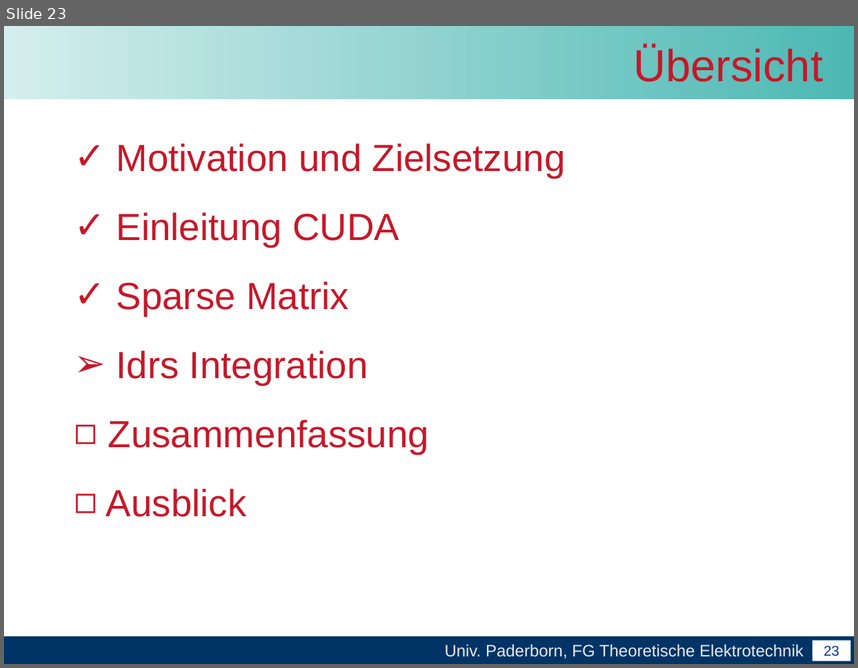
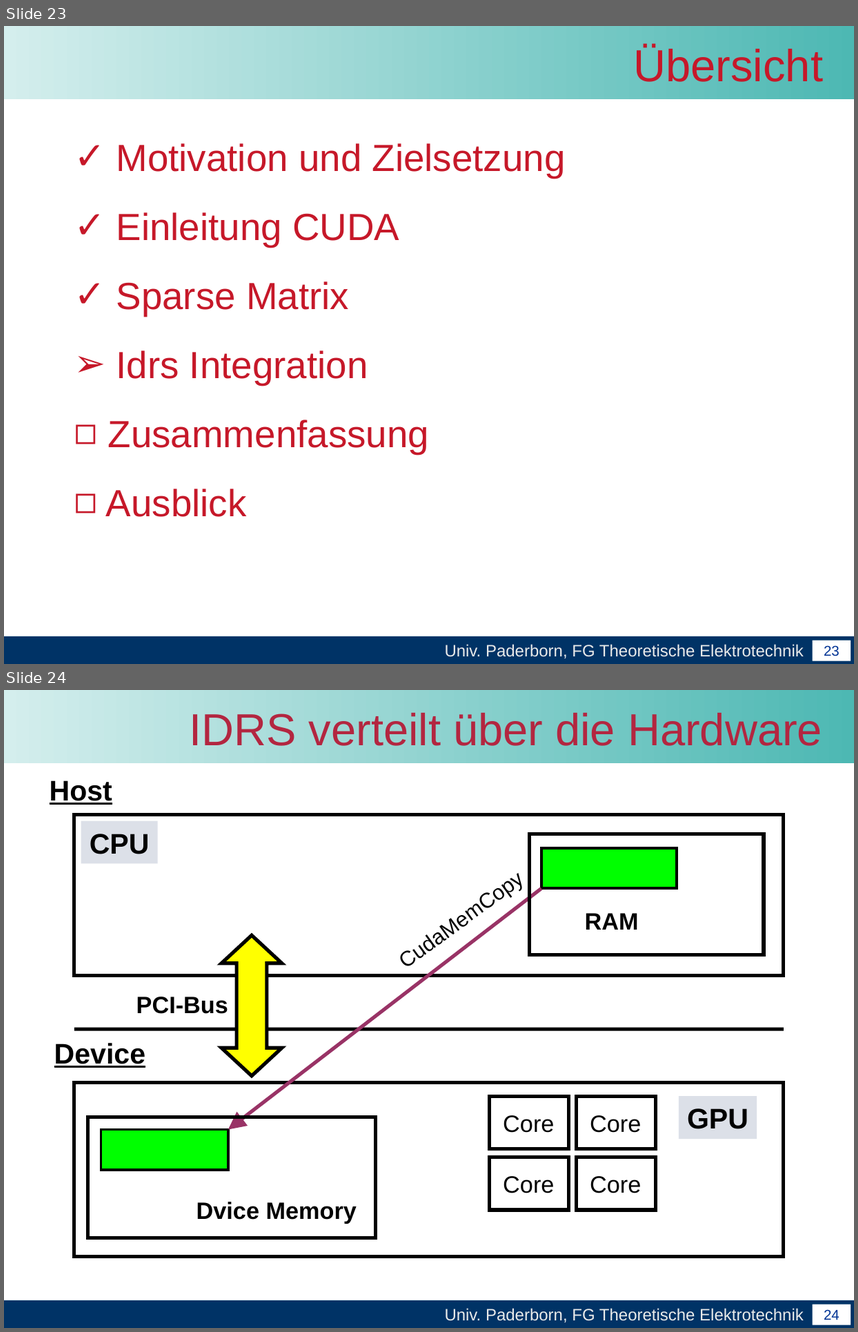
Before and after one commit to unconditional/projektarbeitcuda, a slide deck: Abschlussvortrag/Abschlussvortrag der Projektarbeit CUDA.ppt. Shown one above the other, each under a label of ours: slide 23 before the commit, slides 23 and 24 after it. The pictures are 858x668 and 858x1332 pixels, drawn with LibreOffice and Linux fonts; fonts in the diff are those of the drawing; background and template pictures are left out. Boxes give left, top, right and bottom in pixels: in the first picture for what was removed or moved away, otherwise in the second. Text is boxed around its words. In the diff, an @@ line names an element or a change of style, - is before the commit and + after.

```diff
--- a/Abschlussvortrag/Abschlussvortrag der Projektarbeit CUDA.ppt
+++ b/Abschlussvortrag/Abschlussvortrag der Projektarbeit CUDA.ppt
@@ slide 24 added at box(4, 690, 854, 1328), background #FFFFFF; not listed: 4 template elements that a slide beside it also shows @@
@@ title added at box(189, 713, 822, 746), 38 pt, text #B32640 @@
+IDRS verteilt über die Hardware
@@ text added at box(50, 780, 112, 805), 24 pt, text #000000, bold, underline @@
+Host
@@ rectangle added at box(74, 815, 784, 976), outline #000000 3 pt @@
@@ rectangle added at box(81, 821, 158, 863), fill #DCE0E8, 24 pt, text #000000, bold @@
+CPU
@@ rectangle added at box(529, 834, 764, 954), outline #000000 3 pt @@
@@ rectangle added at box(542, 848, 677, 888), fill #00FF00, outline #000000 2.24 pt @@
@@ text added at box(383, 856, 537, 980), 18 pt, text #000000 @@
+CudaMemCopy
@@ arrow added from (542, 888) to (228, 1130), #993366 3 pt @@
@@ text added at box(585, 913, 639, 929), 20 pt, text #000000, bold @@
+RAM
@@ up down arrow added at box(221, 935, 282, 1075), fill #FFFF00, outline #000000 3 pt @@
@@ text added at box(136, 996, 228, 1014), 20 pt, text #000000, bold @@
+PCI-Bus
@@ line added from (74, 1029) to (784, 1029), #000000 3 pt @@
@@ text added at box(54, 1043, 145, 1067), 24 pt, text #000000, bold, underline @@
+Device
@@ rectangle added at box(74, 1082, 784, 1256), outline #000000 3 pt @@
@@ rectangle added at box(489, 1096, 569, 1149), outline #000000 3 pt @@
@@ rectangle added at box(576, 1096, 656, 1148), outline #000000 3 pt @@
@@ rectangle added at box(679, 1096, 757, 1138), fill #DCE0E8, 24 pt, text #000000, bold @@
+GPU
@@ rectangle added at box(87, 1116, 375, 1237), outline #000000 3 pt @@
@@ text added at box(503, 1115, 554, 1132), 20 pt, text #000000 @@
+Core
@@ text added at box(590, 1115, 641, 1132), 20 pt, text #000000 @@
+Core
@@ rectangle added at box(101, 1130, 228, 1170), fill #00FF00, outline #000000 2.24 pt @@
@@ rectangle added at box(489, 1156, 569, 1210), outline #000000 3 pt @@
@@ rectangle added at box(576, 1156, 656, 1210), outline #000000 3 pt @@
@@ text added at box(503, 1176, 554, 1193), 20 pt, text #000000 @@
+Core
@@ text added at box(590, 1176, 641, 1193), 20 pt, text #000000 @@
+Core
@@ text added at box(197, 1201, 357, 1223), 20 pt, text #000000, bold @@
+Dvice Memory
```
Also in this commit, not shown: 5 slides changed, 10 other slides added, 2 slides removed.
